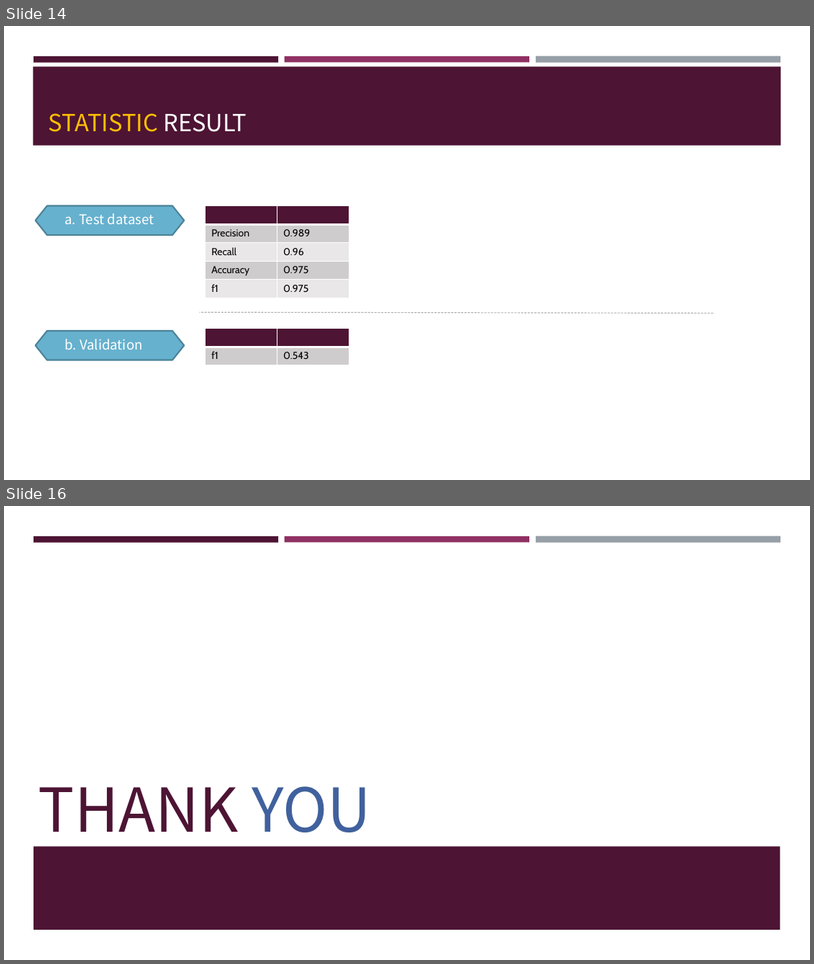
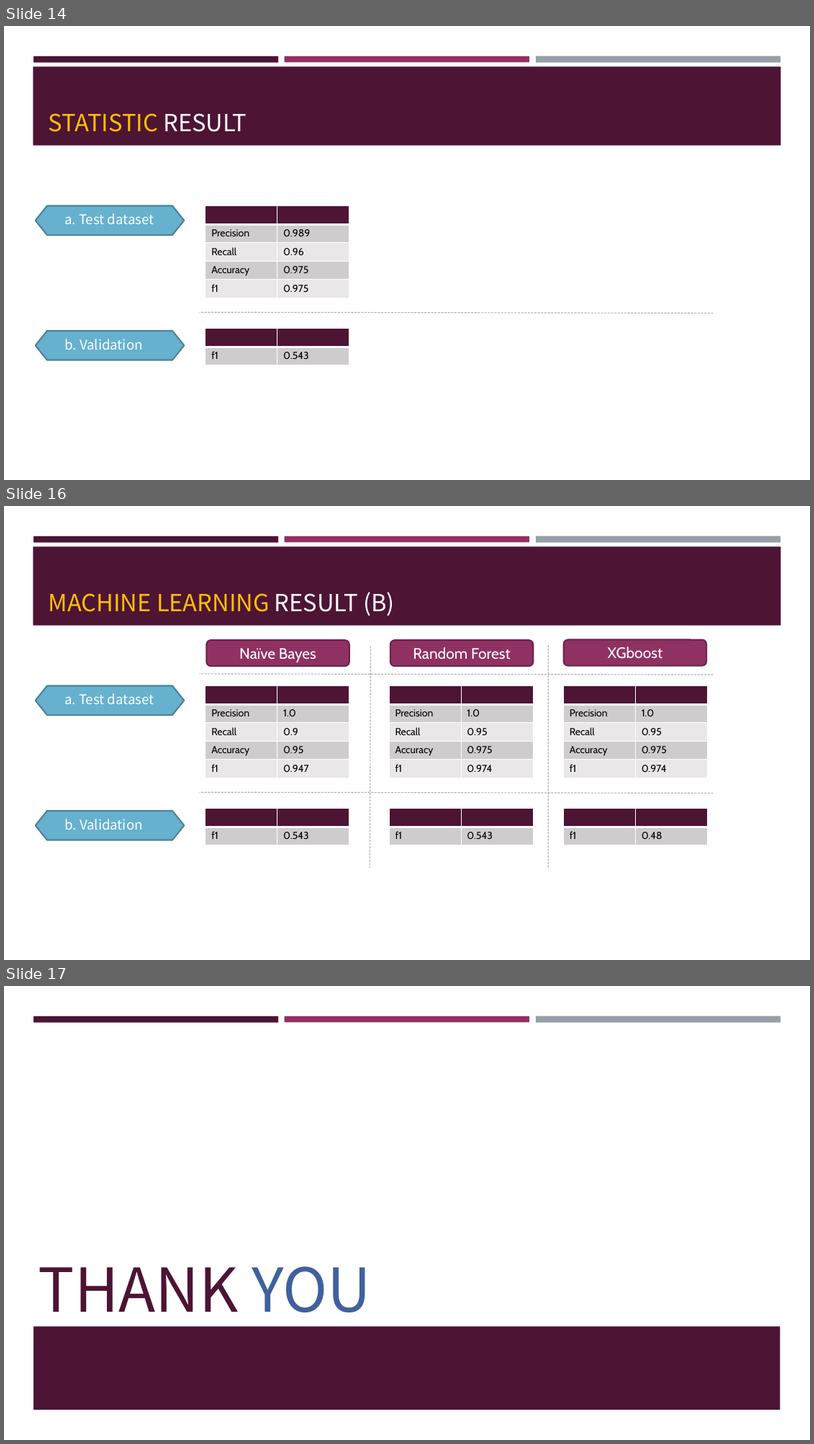
Before and after one commit to frankye1000/NYCU-DigitalMedicine, a slide deck: Case_Presentation_1/ppt/case1.pptx. Shown one above the other, each under a label of ours: slides 14 and 16 before the commit, slides 14, 16 and 17 after it; the slides between them are not shown. The pictures are 814x964 and 814x1444 pixels, drawn with LibreOffice and Linux fonts; fonts in the diff are those of the drawing. Boxes give left, top, right and bottom in pixels: in the first picture for what was removed or moved away, otherwise in the second. Text is boxed around its words. In the diff, an @@ line names an element or a change of style, - is before the commit and + after.

```diff
--- a/Case_Presentation_1/ppt/case1.pptx
+++ b/Case_Presentation_1/ppt/case1.pptx
@@ slide 16 added at (4, 506, 810, 960), background #FFFFFF; not listed: 4 template elements that a slide beside it also shows @@
@@ title added at (49, 592, 394, 615), 28 pt, text #FFC000 @@
+MACHINE LEARNING RESULT (B)
@@ rounded rectangle added at (206, 641, 350, 667), fill #903163, outline #6B2449 1.75 pt, 18 pt, text #FFFFFF @@
+Naïve Bayes
@@ line added from (370, 646) to (370, 867), #B0B0B0 1 pt dashed @@
@@ rounded rectangle added at (391, 641, 533, 667), fill #903163, outline #6B2449 1.75 pt, 18 pt, text #FFFFFF @@
+Random Forest
@@ line added from (548, 645) to (548, 867), #B0B0B0 1 pt dashed @@
@@ rounded rectangle added at (564, 640, 707, 666), fill #903163, outline #6B2449 1.75 pt, 18 pt, text #FFFFFF @@
+XGboost
@@ line added from (714, 674) to (200, 674), #B0B0B0 1 pt dashed @@
@@ hexagon added at (36, 686, 184, 715), fill #66B1CE, outline #4B8398 1.75 pt @@
@@ text added at (64, 693, 154, 704), 16 pt, text #FFFFFF @@
+a. Test dataset
@@ table added at (206, 686, 350, 777), 5 rows, 2 columns @@
+ | 
+Precision | 1.0
+Recall | 0.9
+Accuracy | 0.95
+f1 | 0.947
@@ table added at (389, 686, 533, 777), 5 rows, 2 columns @@
+ | 
+Precision | 1.0
+Recall | 0.95
+Accuracy | 0.975
+f1 | 0.974
@@ table added at (564, 686, 708, 777), 5 rows, 2 columns @@
+ | 
+Precision | 1.0
+Recall | 0.95
+Accuracy | 0.975
+f1 | 0.974
@@ line added from (714, 793) to (200, 792), #B0B0B0 1 pt dashed @@
@@ table added at (206, 808, 350, 844), 2 rows, 2 columns @@
+ | 
+f1 | 0.543
@@ table added at (389, 808, 533, 844), 2 rows, 2 columns @@
+ | 
+f1 | 0.543
@@ table added at (564, 808, 708, 844), 2 rows, 2 columns @@
+ | 
+f1 | 0.48
@@ hexagon added at (36, 811, 184, 840), fill #66B1CE, outline #4B8398 1.75 pt @@
@@ text added at (64, 818, 143, 829), 16 pt, text #FFFFFF @@
+b. Validation
@@ what was slide 16 is now slide 17 @@
```
Also in this commit, not shown: 3 slides changed, 1 other slide added, 1 slide removed, 4 other files.
